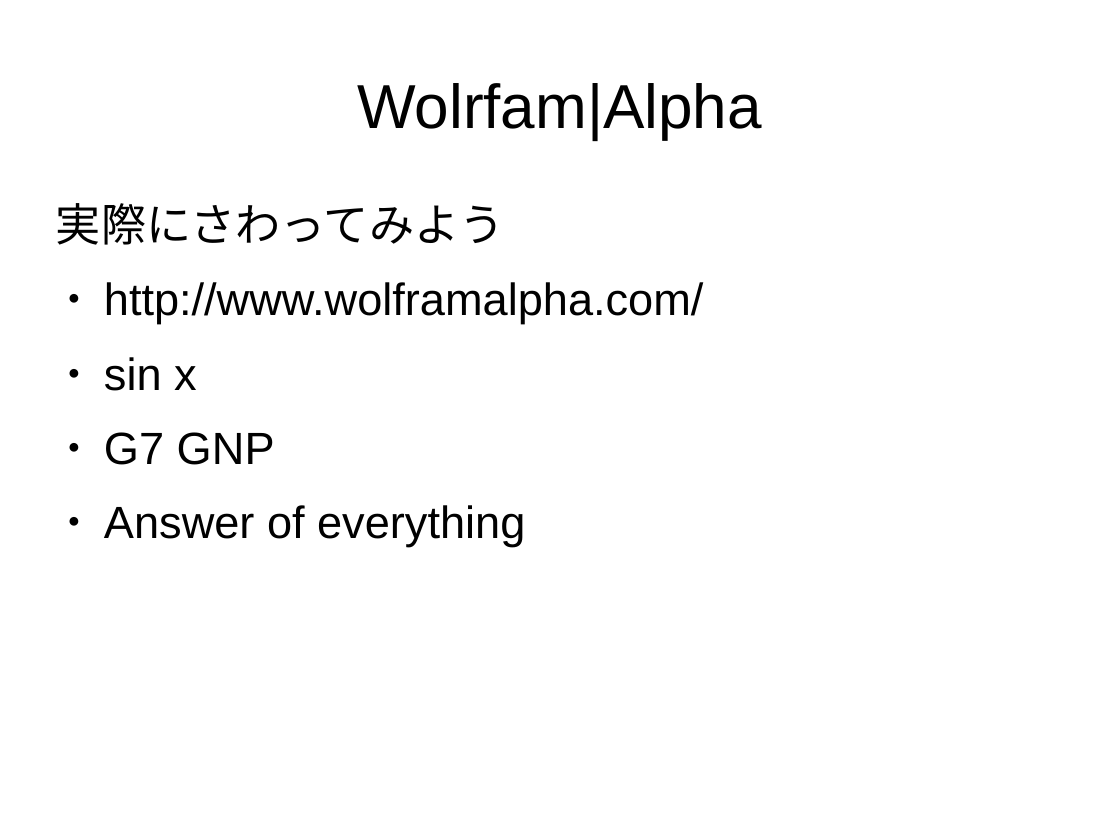
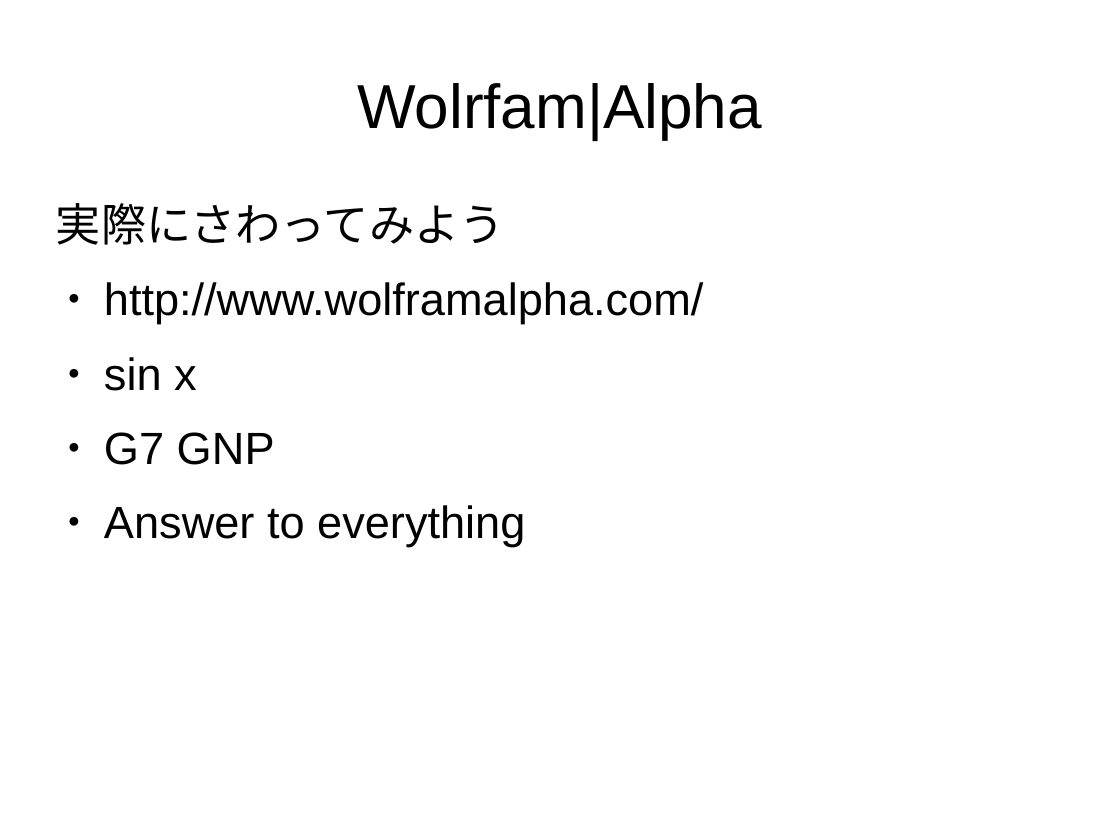
Before and after one commit to kouamano/Lecture_chishikikouzouka, a slide deck: slide 2 of alpha.odp. Drawn at 1120x840 pixels with LibreOffice and Linux fonts; fonts in the diff are those of the drawing. Boxes give left, top, right and bottom in pixels: in the first picture for what was removed or moved away, otherwise in the second. Text is boxed around its words. In the diff, an @@ line names an element or a change of style, - is before the commit and + after.

Commit message:
rev

```diff
--- a/alpha.odp
+++ b/alpha.odp
@@ text at bbox=[104, 505, 525, 547]: text changed @@
-● Answer of everything
+● Answer to everything
```
